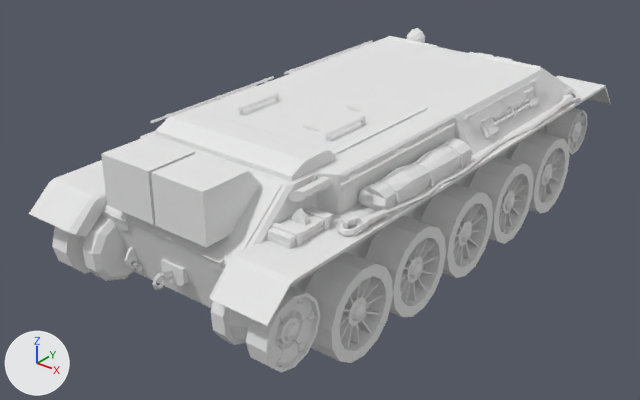
What one commit did to the glTF model Framework/Resource/Model/T43/T43_Body.gltf.
The view is the same before and after, from a 50 mm camera at (4.75, -7.45, 4.41) aimed at (-0.26, -1.19, 0.53). The lights are fixed; the arrows at lower left show +X, +Y and +Z. Where no turn or scale is listed for an object, it has been applied to the vertices. Vertices at the same position are counted once.

The older version as bpy lines, for what is in view:
```python
mat_material_1_001 = principled_material('Material_1.001')
mat_material_1_001.base_color = (0.8, 0.8, 0.8)  # white #e7e7e7
mat_material_1_001.roughness = 1.0
me_object_1_001 = bpy.data.meshes.new('Object_1.001')
me_object_1_001.from_pydata(...)  # 1682 vertices, 2536 faces; spans x -1.34..1.37, y -2.89..3.02, z -0.42..0.85
me_object_1_001.materials.append(mat_material_1_001)  # its picture is missing
me_object_3 = bpy.data.meshes.new('Object_3')
me_object_3.from_pydata(...)  # 2240 vertices, 3004 faces; spans x -1.28..1.28, y -2.77..2.73, z 0.03..1.0
me_object_3.materials.append(mat_material_1)  # its picture is missing
ob_object_1_001 = bpy.data.objects.new('Object_1.001', me_object_1_001)
ob_object_1_001.location = (-0.041, -0.854, 0.862)
ob_object_3 = bpy.data.objects.new('Object_3', me_object_3)
ob_object_3.location = (-0.041, -0.854, 0.0)
```
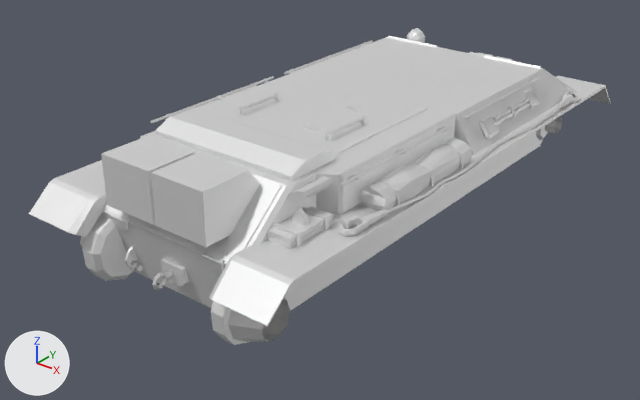
The newer file is also turned or shifted as a whole; pictures and numbers use the older file's frame.

Pixel boxes [x1, y1, x2, y2] of what changed, in the pictures (640 x 400 px):
'Object_1.001', surface changed, shading changed (white to grey): [50, 28, 609, 345] in both
'Object_3', deleted: before [52, 108, 587, 372]
part 1 of me_object_1_001, shading changed: [36, 31, 577, 327] in both
part 2 of me_object_1_001, shading changed: [98, 30, 580, 335] in both

The edits, one by one:
In material 'Material_1.001' (mat_material_1_001), roughness goes from 1.0 to 0.6.
In material 'Material_1.001' (mat_material_1_001), metallic goes from 0.0 to 0.6.
me_object_1_001 has 1682 vertices, 2536 faces and spans x -1.34..1.37, y -2.89..3.02, z -0.42..0.85.
me_object_1_001 is used by ob_object_1_001; location (-0.041, -0.854, 0.862).
me_object_1_001 part 1: 369 of the faces centred in x -1.29..1.36, y -2.88..3.0, z -0.4..0.82 are now shaded smooth.
me_object_1_001 part 2: 152 of the faces centred in x -1.34..1.35, y -2.81..2.92, z -0.35..0.82 are now shaded flat.
Object 'Object_3' (ob_object_3) is deleted.
